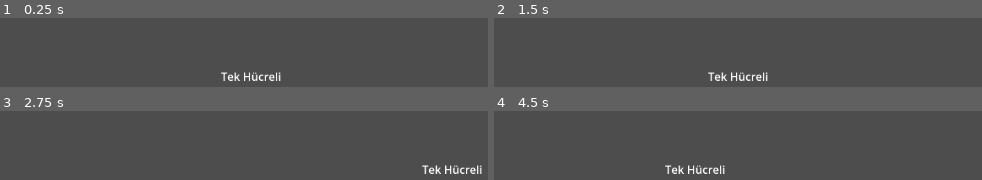
Above: before the commit, frames 1-4 (two rows, left to right).
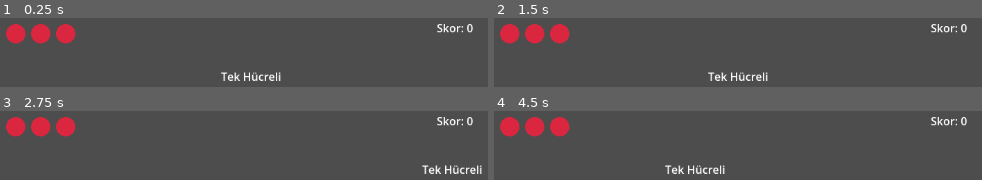
Above: after the commit, the same moments.

Repository: Trend25/Evolution_Game
Game: Godot game, scene res://scenes/Main.tscn
The game is run twice, just before and just after one commit, with the same random seed, the same clock (stepped at 60 frames per second) and the same inputs.
Inputs (mouse positions are in pixels of both pictures, inside the frame that each line leads up to):
- Up to frame 1 (0.25 s): no input
- Up to frame 2 (1.5 s): tap Enter at 0.5 s; move the mouse to (outside the picture) at 0.52 s; click (outside the picture) at 0.67 s; tap Space at 1.25 s; drag from (outside the picture) to (outside the picture) at 1.27 s
- Up to frame 3 (2.75 s): tap Enter at 2 s; move the mouse to (outside the picture) at 2.02 s; click (outside the picture) at 2.17 s
- Up to frame 4 (4.5 s): tap Space at 2.75, 4.25 s; drag from (outside the picture) to (outside the picture) at 2.77 s; tap Enter at 3.5 s; move the mouse to (outside the picture) at 3.52 s; click (outside the picture) at 3.67 s; drag from (outside the picture) to (outside the picture) at 4.27 s

The runs differ from the first frame. In frame 1, 3.2% of the frame differs, in the area x 1-97%, y 8-38%; in frame 2, 3.2%; in frame 3, 3.2%; in frame 4, 3.2%.

Commit message:
feat(ui): LivesUI, skor göstergesi ve Oyun Bitti ekranı eklendi
- LivesUI.gd (Node2D, mimari Bölüm 5): GameManager.lives_changed'i dinleyip
  3 kalp ikonunu (yer tutucu Polygon2D daireler) dolu/boş renkte gösterir.
- ScoreLabel (UI_Canvas altında, mimari Bölüm 5): GameManager.score_changed'i
  dinleyip skoru gösterir.
- GameOverScreen.tscn/.gd (yeni — belgede ayrı node olarak listelenmemiş ama
  UC-04 Adım 2'nin gerektirdiği ekran): game_over_ready sinyaliyle final
  skor/XP gösterir, "Tekrar Oyna" butonu GameManager.reset_run() çağırır;
  process_mode=ALWAYS ile oyun duraklatılmışken de çalışır. Buton yüksekliği
  48px (min. 44pt dokunma hedefi).

Kapsam: yalnızca UI/UX rolü — hiçbir oynanış/mantık kodu değiştirilmedi,
sadece Coder'ın ürettiği sinyaller görselleştirildi.

Co-Authored-By: Claude Sonnet 5 <noreply@anthropic.com>
Claude-Session: https://claude.ai/code/session_01N9tHsh58i3BaywyNuiTqEg

Diff:
--- /dev/null
+++ b/scenes/GameOverScreen.tscn
@@ -0,0 +1,41 @@
+[gd_scene load_steps=2 format=3]
+
+[ext_resource type="Script" path="res://scripts/game_over_screen.gd" id="1_gameoverscreen"]
+
+[node name="GameOverScreen" type="CanvasLayer"]
+script = ExtResource("1_gameoverscreen")
+
+[node name="Dim" type="ColorRect" parent="."]
+anchor_left = 0.0
+anchor_top = 0.0
+anchor_right = 1.0
+anchor_bottom = 1.0
+color = Color(0, 0, 0, 0.6)
+
+[node name="Panel" type="PanelContainer" parent="."]
+anchor_left = 0.5
+anchor_top = 0.5
+anchor_right = 0.5
+anchor_bottom = 0.5
+offset_left = -160.0
+offset_top = -120.0
+offset_right = 160.0
+offset_bottom = 120.0
+
+[node name="VBoxContainer" type="VBoxContainer" parent="Panel"]
+
+[node name="TitleLabel" type="Label" parent="Panel/VBoxContainer"]
+text = "Oyun Bitti"
+horizontal_alignment = 1
+
+[node name="ScoreLabel" type="Label" parent="Panel/VBoxContainer"]
+text = "Skor: 0"
+horizontal_alignment = 1
+
+[node name="XPLabel" type="Label" parent="Panel/VBoxContainer"]
+text = "Kazanılan XP: 0"
+horizontal_alignment = 1
+
+[node name="RetryButton" type="Button" parent="Panel/VBoxContainer"]
+custom_minimum_size = Vector2(0, 48)
+text = "Tekrar Oyna"
--- a/scenes/Main.tscn
+++ b/scenes/Main.tscn
@@ -1,8 +1,11 @@
-[gd_scene load_steps=8 format=3]
+[gd_scene load_steps=11 format=3]
 
 [ext_resource type="Script" path="res://scripts/main.gd" id="1_main"]
 [ext_resource type="Script" path="res://scripts/spawner.gd" id="2_spawner"]
 [ext_resource type="Script" path="res://scripts/game_over_zone.gd" id="3_gameoverzone"]
+[ext_resource type="Script" path="res://scripts/lives_ui.gd" id="4_livesui"]
+[ext_resource type="Script" path="res://scripts/score_label.gd" id="5_scorelabel"]
+[ext_resource type="PackedScene" path="res://scenes/GameOverScreen.tscn" id="6_gameoverscreen"]
 
 [sub_resource type="RectangleShape2D" id="RectangleShape2D_wall_left"]
 size = Vector2(20, 1280)
@@ -54,3 +57,20 @@
 
 [node name="OrganismContainer" type="Node" parent="."]
 groups = ["organism_container"]
+
+[node name="LivesUI" type="Node2D" parent="."]
+position = Vector2(40, 40)
+script = ExtResource("4_livesui")
+
+[node name="UI_Canvas" type="CanvasLayer" parent="."]
+
+[node name="ScoreLabel" type="Label" parent="UI_Canvas"]
+offset_left = 480.0
+offset_top = 20.0
+offset_right = 700.0
+offset_bottom = 60.0
+horizontal_alignment = 2
+text = "Skor: 0"
+script = ExtResource("5_scorelabel")
+
+[node name="GameOverScreen" parent="." instance=ExtResource("6_gameoverscreen")]
--- /dev/null
+++ b/scripts/game_over_screen.gd
@@ -0,0 +1,28 @@
+extends CanvasLayer
+class_name GameOverScreen
+## GameOverScreen — UC-04: Oyun Bitti ekranı. GameManager.game_over_ready
+## sinyalini dinleyip final skor/XP'yi gösterir; "Tekrar Oyna" butonu yeni
+## bir tur başlatır. Mimari belgenin Bölüm 5 sahne hiyerarşisinde ayrı bir
+## node olarak listelenmemiştir, ancak UC-04 Adım 2'nin gerektirdiği "Oyun
+## Bitti ekranı" için gereklidir.
+
+@onready var score_label: Label = $Panel/VBoxContainer/ScoreLabel
+@onready var xp_label: Label = $Panel/VBoxContainer/XPLabel
+@onready var retry_button: Button = $Panel/VBoxContainer/RetryButton
+
+func _ready() -> void:
+	process_mode = Node.PROCESS_MODE_ALWAYS  # Oyun duraklatılsa (UC-04) bile ekran/buton çalışsın
+	visible = false
+	GameManager.game_over_ready.connect(_on_game_over_ready)
+	retry_button.pressed.connect(_on_retry_pressed)
+
+## UC-04 Adım 2: Final skor/XP istatistiklerini gösterip ekranı açar.
+func _on_game_over_ready(final_stats: Dictionary) -> void:
+	score_label.text = "Skor: %d" % int(final_stats.get("score", 0))
+	xp_label.text = "Kazanılan XP: %d" % int(final_stats.get("xp", 0))
+	visible = true
+
+## "Tekrar Oyna" butonuna basınca ekranı kapatır ve GameManager üzerinden yeni turu başlatır.
+func _on_retry_pressed() -> void:
+	visible = false
+	GameManager.reset_run()
--- /dev/null
+++ b/scripts/lives_ui.gd
@@ -0,0 +1,40 @@
+extends Node2D
+class_name LivesUI
+## LivesUI — UC-03: 3 can (kalp) göstergesi. GameManager.lives_changed
+## sinyalini dinleyip kalp ikonlarının dolu/boş durumunu günceller.
+## Oynanış mantığına dokunmaz, sadece GameManager'ın can verisini görselleştirir.
+
+const HEART_SPACING: float = 36.0                            # Kalp ikonları arası yatay boşluk
+const HEART_RADIUS: float = 14.0                              # Yer tutucu kalp ikonu yarıçapı
+const HEART_FULL_COLOR: Color = Color(0.86, 0.15, 0.25, 1.0)  # Dolu kalp rengi (kırmızı)
+const HEART_EMPTY_COLOR: Color = Color(0.35, 0.35, 0.35, 0.5) # Boş kalp rengi (soluk gri)
+
+var _hearts: Array[Polygon2D] = []
+
+func _ready() -> void:
+	_build_hearts(GameManager.MAX_LIVES)
+	_update_hearts(GameManager.lives)
+	GameManager.lives_changed.connect(_update_hearts)
+
+## GameManager.MAX_LIVES kadar yer tutucu kalp ikonu oluşturur; gerçek kalp
+## sprite'ı hazır olduğunda bu Polygon2D'ler bir Sprite2D ile değiştirilebilir.
+func _build_hearts(max_lives: int) -> void:
+	for i in range(max_lives):
+		var heart := Polygon2D.new()
+		heart.polygon = _circle_points(HEART_RADIUS)
+		heart.position = Vector2(i * HEART_SPACING, 0)
+		add_child(heart)
+		_hearts.append(heart)
+
+## Kalan can sayısına göre kalplerin dolu/boş rengini günceller (UC-03 Adım 2 görselleştirmesi).
+func _update_hearts(remaining_lives: int) -> void:
+	for i in range(_hearts.size()):
+		_hearts[i].color = HEART_FULL_COLOR if i < remaining_lives else HEART_EMPTY_COLOR
+
+## Basit bir dairenin köşe noktalarını üretir (yer tutucu kalp görseli).
+func _circle_points(radius: float, segments: int = 16) -> PackedVector2Array:
+	var points := PackedVector2Array()
+	for i in range(segments):
+		var angle: float = TAU * i / segments
+		points.append(Vector2(cos(angle), sin(angle)) * radius)
+	return points
--- /dev/null
+++ b/scripts/score_label.gd
@@ -0,0 +1,11 @@
+extends Label
+## ScoreLabel — UI_Canvas: GameManager.score_changed sinyalini dinleyip
+## güncel skoru gösterir. Oynanış mantığına dokunmaz, sadece görselleştirir.
+
+func _ready() -> void:
+	text = "Skor: %d" % GameManager.score
+	GameManager.score_changed.connect(_on_score_changed)
+
+## Skor değiştiğinde etiket metnini günceller.
+func _on_score_changed(new_score: int) -> void:
+	text = "Skor: %d" % new_score
